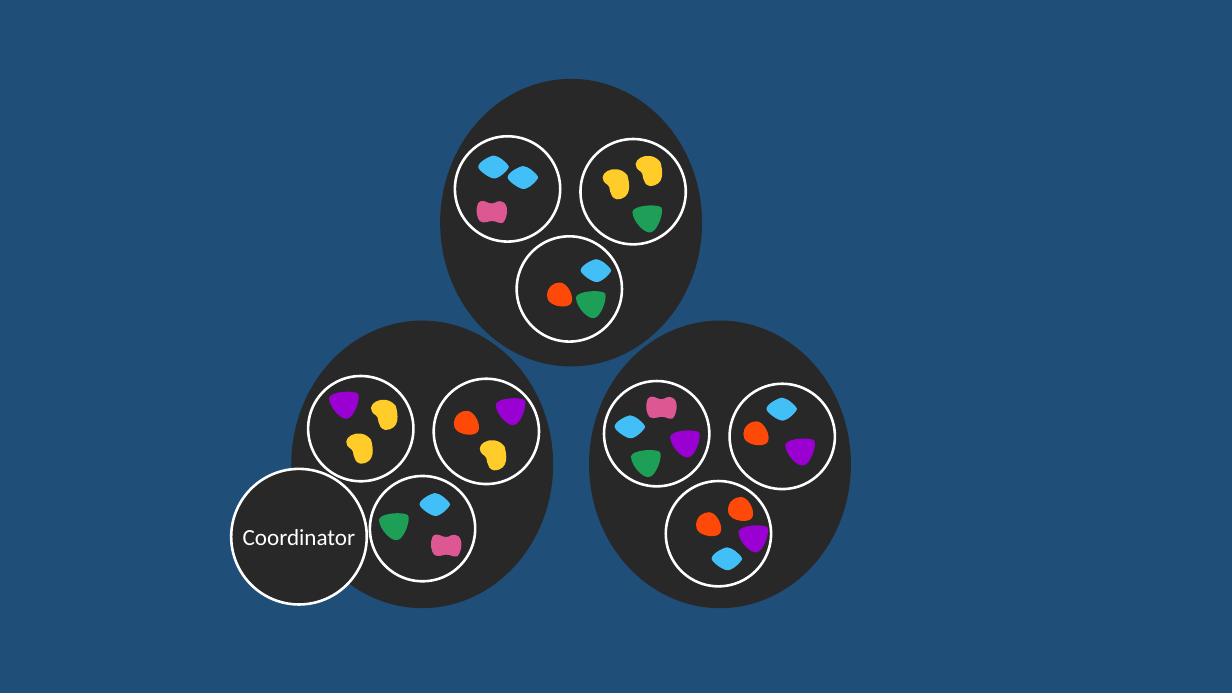
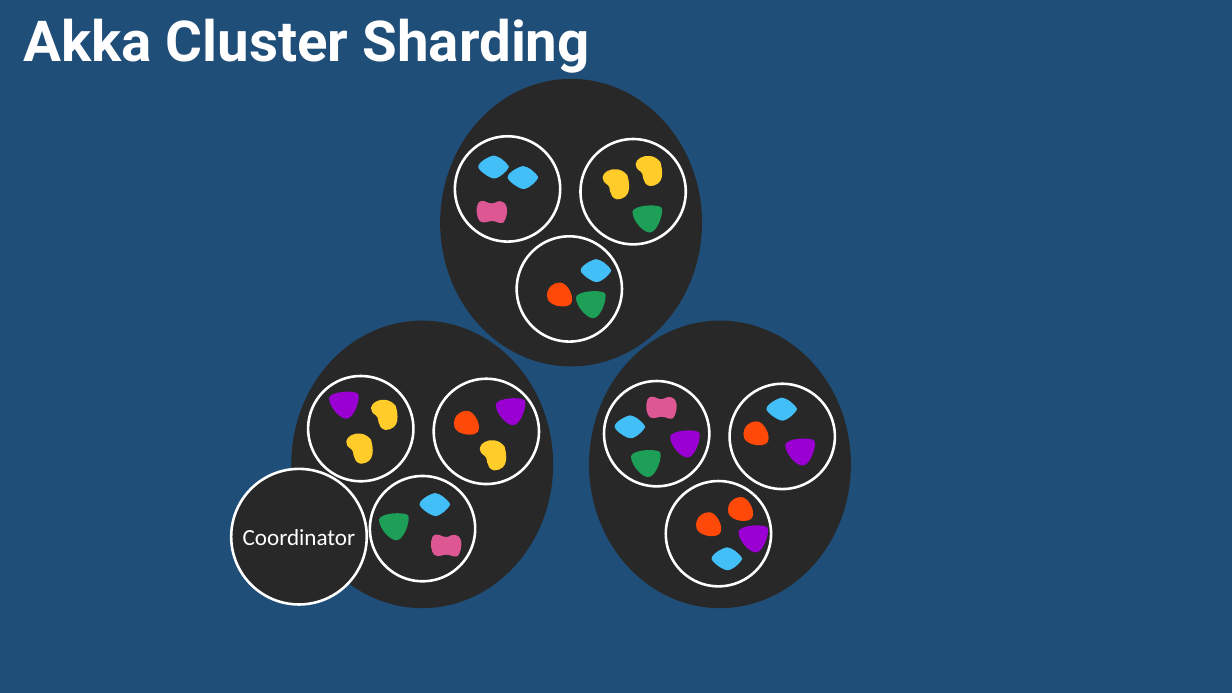
Before and after one commit to rogeralsing/Presentations, a slide deck: slide 37 of FailingGracefully/QConSP/failingactors.pptx (slide 38 before the commit). Drawn at 1232x693 pixels with LibreOffice and Linux fonts; fonts in the diff are those of the drawing. Boxes give left, top, right and bottom in pixels: in the first picture for what was removed or moved away, otherwise in the second. Text is boxed around its words. In the diff, an @@ line names an element or a change of style, - is before the commit and + after.

```diff
--- a/FailingGracefully/QConSP/failingactors.pptx
+++ b/FailingGracefully/QConSP/failingactors.pptx
@@ text added at (x1=23, y1=18, x2=590, y2=73), 44 pt, text #FFFFFF, bold @@
+Akka Cluster Sharding
```
Also in this commit, not shown: 6 other slides changed, 5 slides added, 6 slides removed, 3 other files.
